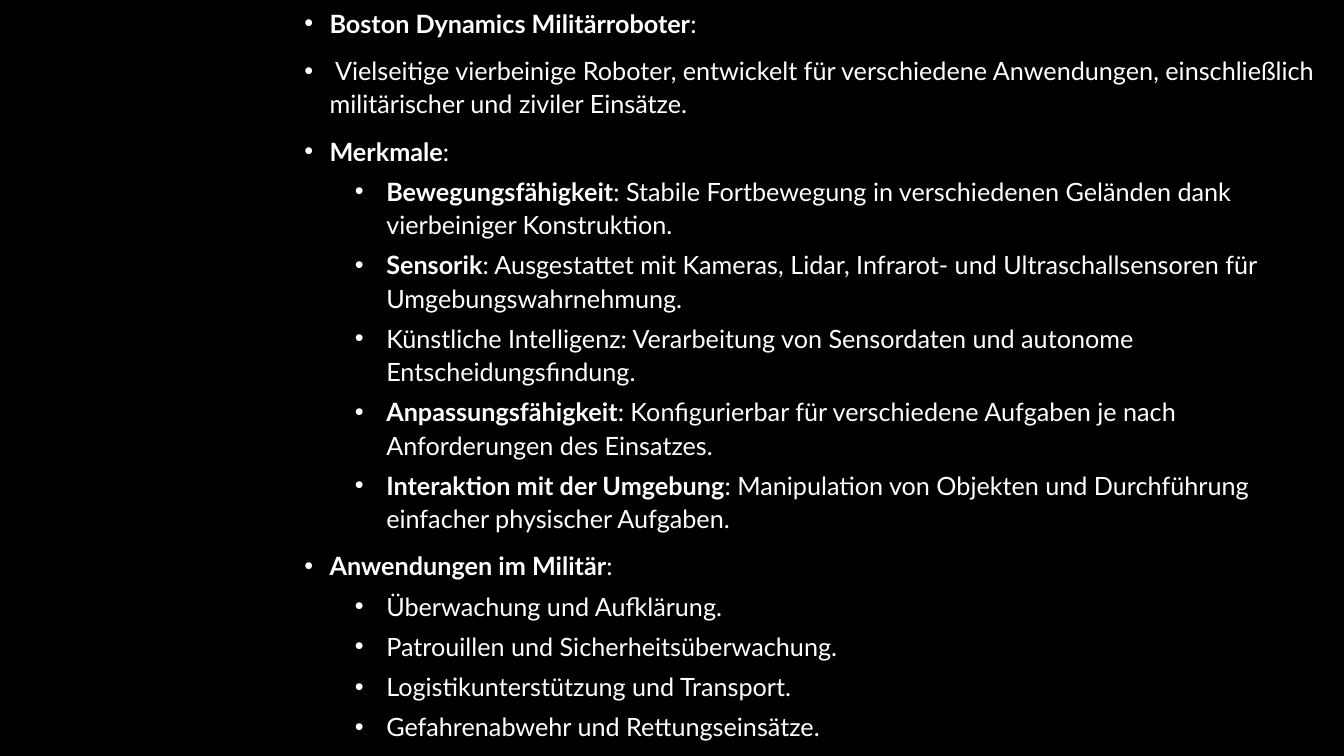
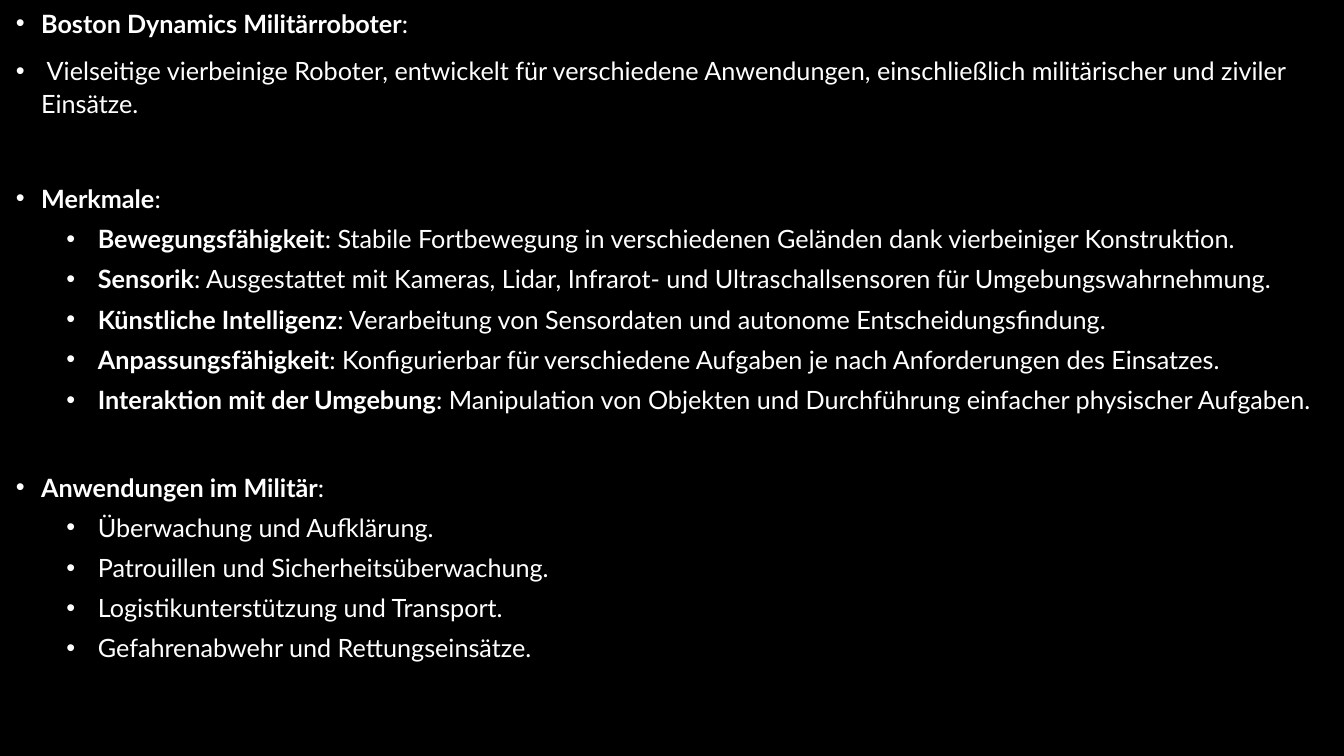
Before and after one commit to DavidSt2023/Danger_Gang_GVI, a slide deck: slide 7 of Nebenfächer/DIN/Ethik/RoboterEthik.pptx. Drawn at 1344x756 pixels with LibreOffice and Linux fonts; fonts in the diff are those of the drawing; background and template pictures are left out; a plain dark background stands for a picture behind light text. Boxes give left, top, right and bottom in pixels: in the first picture for what was removed or moved away, otherwise in the second. Text is boxed around its words. In the diff, an @@ line names an element or a change of style, - is before the commit and + after.

```diff
--- a/Nebenfächer/DIN/Ethik/RoboterEthik.pptx
+++ b/Nebenfächer/DIN/Ethik/RoboterEthik.pptx
@@ text "Boston Dynamics Militärroboter:": place and size @@
-text "Boston Dynamics Militärroboter:" at [330, 14, 1313, 741]
+text "Boston Dynamics Militärroboter:" at [41, 14, 1310, 662]
@@ text at [98, 310, 1105, 333]: bold on in "Künstliche Intelligenz:" @@
```
Also in this commit, not shown: 2 other slides changed, 1 other file.
